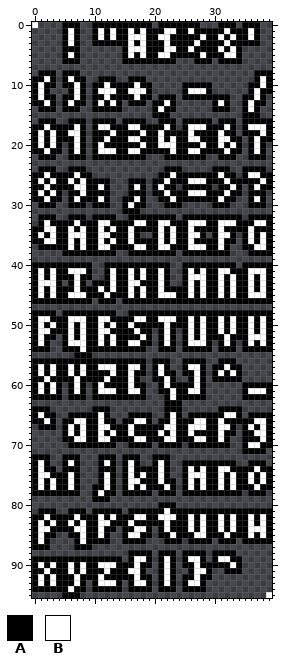
Pixel-art file -- extra/mesen/monospace_font.aseprite. Above, as it was before the edit.
40x96 pixels, 1 frame.
Visible layers, top first: "Fill", "Outline".
Palette (. is transparent): A #000000  B #ffffff
Pixels before (only the part around the change), first column x 0:
 3 .....ABA..AAAAAABABAAABAAAABAAAAB
 4 .....AAA.......ABBBAAABBAABAAAABA
 5 .....ABA.......ABABAABBAAAAABAAAB
 6 .....AAA.......AAAAAAAAA...AAA.AA
 7 .................................
 8 .AAA.AAA.........................
 9 AABA.ABAA..AAA..AAA..............
10 ABAA.AABA.AABAAAABAA.....AAAAA...
11 ABA...ABA.ABBBAABBBA.....ABBBA...
12 ABAA.AABA.AABAAAABAA.AAA.AAAAAAAA
13 AABA.ABAA.ABABA.AAA.AABA......ABA
14 .AAA.AAA..AAAAA.....ABAA......AAA
15 ....................AAA..........
16 .AAA..AAA.AAAA.AAAA..AAA.AAAAA.AA
17 AABAAAABA.ABBAAABBAAAABA.ABBBAAAB
18 ABABAABBA.AAABAAAABAABAAAABAAAABA
19 ABABAAABA.AABAAABBAAABABAABBAAABB
20 ABABA.ABA.ABAAAAAABAABBBAAAABAABA
21 AABAA.ABA.ABBBAABBAAAAABAABBAAAAB
22 .AAA..AAA.AAAAAAAAA...AAAAAAA..AA
23 .................................
24 .AAA..AAA.............AAA.....AAA
25 AABAAAABAA...........AABAAAAAAABA
26 ABABAABABAAAA...AAA.AABAAABBBAAAB
27 AABAAAABBAABA...ABA.ABAA.AAAAA.AA
28 ABABA.AABAAAA...AAA.AABAAABBBAAAB
29 AABAA.ABAAABA..AABA..AABAAAAAAABA
30 .AAA..AAA.AAA..ABAA...AAA.....AAA
31 ...............AAA...............
32 .AAA..AAA.AAAA..AAAAAAAA.AAAAAAAA
33 .ABAAAABAAABBAAAABBAABBAAABBBAABB
34 AABBAABABAABABAABAAAABABAABAAAABA
35 ABABAABBBAABBAAABA..ABABAABBA.ABB
36 AABBAABABAABABAABAAAABABAABAAAABA
37 .AAAAABABAABBAAAABBAABBAAABBBAABA
38 .....AAAAAAAAA..AAAAAAAA.AAAAAAAA
39 .................................
40 AAAAAAAAAA..AAAAAAAAAAA..AAAAAAAA
41 ABABAABBBA..ABAABABAABA..ABABAABB
42 ABABAAABAA..ABAABABAABA..ABBBAABA
43 ABBBA.ABA.AAABAABBAAABA..ABABAABA
44 ABABAAABAAABABAABABAABAAAABABAABA
45 ABABAABBBAAABAAABABAABBBAABABAABA
46 AAAAAAAAAA.AAA.AAAAAAAAAAAAAAAAAA
47 .................................
48 AAAA.AAAAAAAAA..AAAAAAAAAAAAAAAAA
49 ABBAAABBBAABBAAAABBAABBBAABABAABA
50 ABABAABABAABABAABAAAAABAAABABAABA
51 ABBAAABABAABBAAAABAA.ABA.ABABAABA
52 ABAA.ABABAABABAAAABA.ABA.ABABAAAB
53 ABA..ABBBAABABAABBAA.ABA.ABBBA.AB
54 AAA..AAABAAAAAAAAAA..AAA.AAAAA.AA
55 .......AAA.......................
56 AAAAAAAAAAAAAAAAAAA.AAA..AAAA..AA
57 ABABAABABAABBBAABBA.ABA..ABBA.AAB
58 ABABAABABAAAABAABAA.ABAA.AABA.ABA
59 AABAAAABAAAABAAABA..AABA..ABA.AAA
60 ABABA.ABA.ABAAAABAA..ABAAAABA....
61 ABABA.ABA.ABBBAABBA..AABAABBA....
62 AAAAA.AAA.AAAAAAAAA...ABAAAAA....
63 ......................AAA........
64 AAA.......AAA.........AAA......AA
65 ABAA..AAAAABA...AAAA..ABA.AAAAAAB
66 AABA.AABBAABAA.AABBA.AABAAABBAABA
67 .AAA.ABABAABBAAABAAAAABBAABBBAABB
68 .....ABABAABABAABAAAABABAABAAAABA
69 .....AABBAABBAAAABBAAABBAAABBAABA
And afterwards:
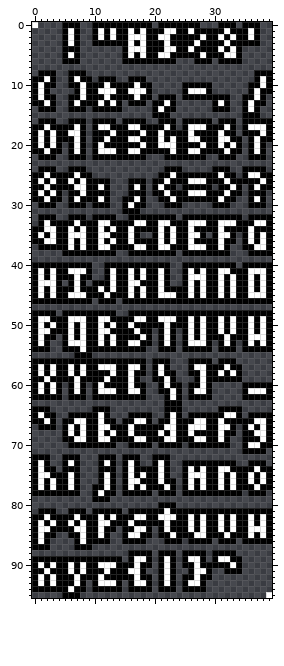
Author's note on the commit: fix: improve spacing before closing parenthesis in mesen font
From old to new:
{"where": "layers \"Fill\", \"Outline\""}
{"y":8,"x":5,"old":"A","new":"."}
{"y":8,"x":8,"old":".","new":"A"}
{"y":9,"x":5,"old":"ABA","new":".AB"}
{"y":9,"x":9,"old":".","new":"A"}
{"y":10,"x":5,"old":"A","new":"."}
{"y":10,"x":7,"old":"BA.","new":"ABA"}
{"y":11,"x":6,"old":"ABA.","new":".ABA"}
{"y":12,"x":5,"old":"A","new":"."}
{"y":12,"x":7,"old":"BA.","new":"ABA"}
{"y":13,"x":5,"old":"ABA","new":".AB"}
{"y":13,"x":9,"old":".","new":"A"}
{"y":14,"x":5,"old":"A","new":"."}
{"y":14,"x":8,"old":".","new":"A"}
{"y":56,"x":25,"old":"A","new":"."}
{"y":56,"x":29,"old":".","new":"A"}
{"y":57,"x":25,"old":"AB","new":".A"}
{"y":57,"x":28,"old":"A.","new":"BA"}
{"y":58,"x":25,"old":"A","new":"."}
{"y":58,"x":27,"old":"BA.","new":"ABA"}
{"y":59,"x":26,"old":"ABA.","new":".ABA"}
{"y":60,"x":25,"old":"A","new":"."}
{"y":60,"x":27,"old":"BA.","new":"ABA"}
{"y":61,"x":25,"old":"AB","new":".A"}
{"y":61,"x":28,"old":"A.","new":"BA"}
{"y":62,"x":25,"old":"A","new":"."}
{"y":62,"x":29,"old":".","new":"A"}
